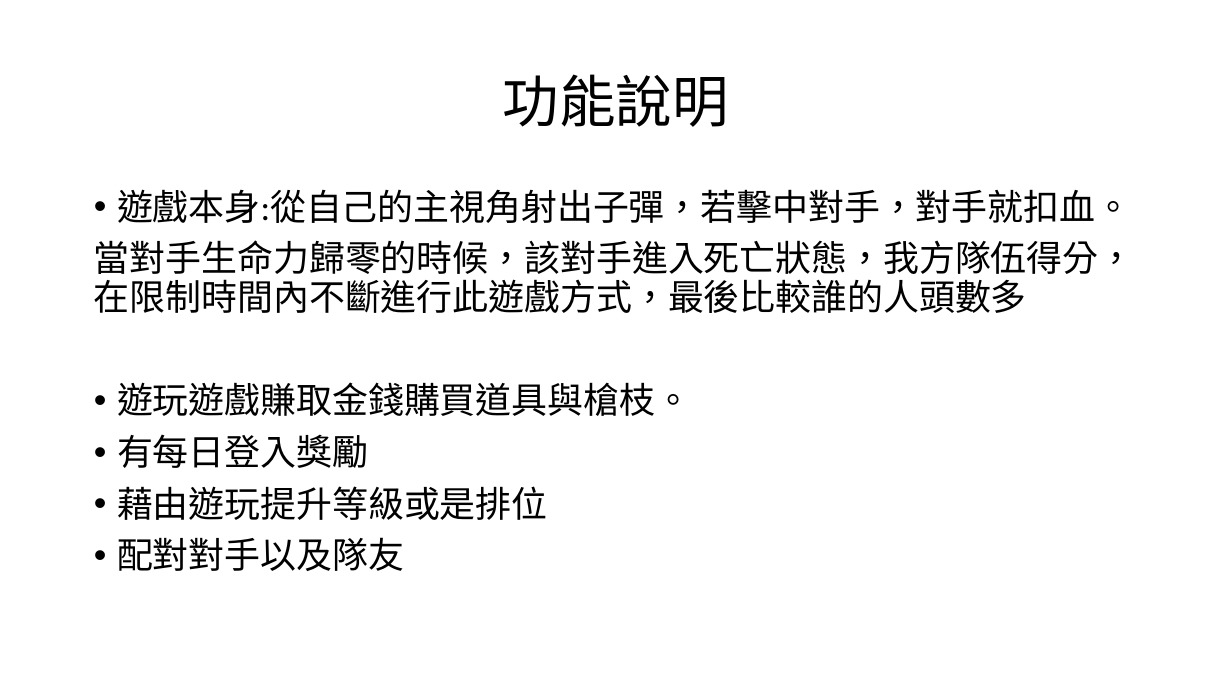
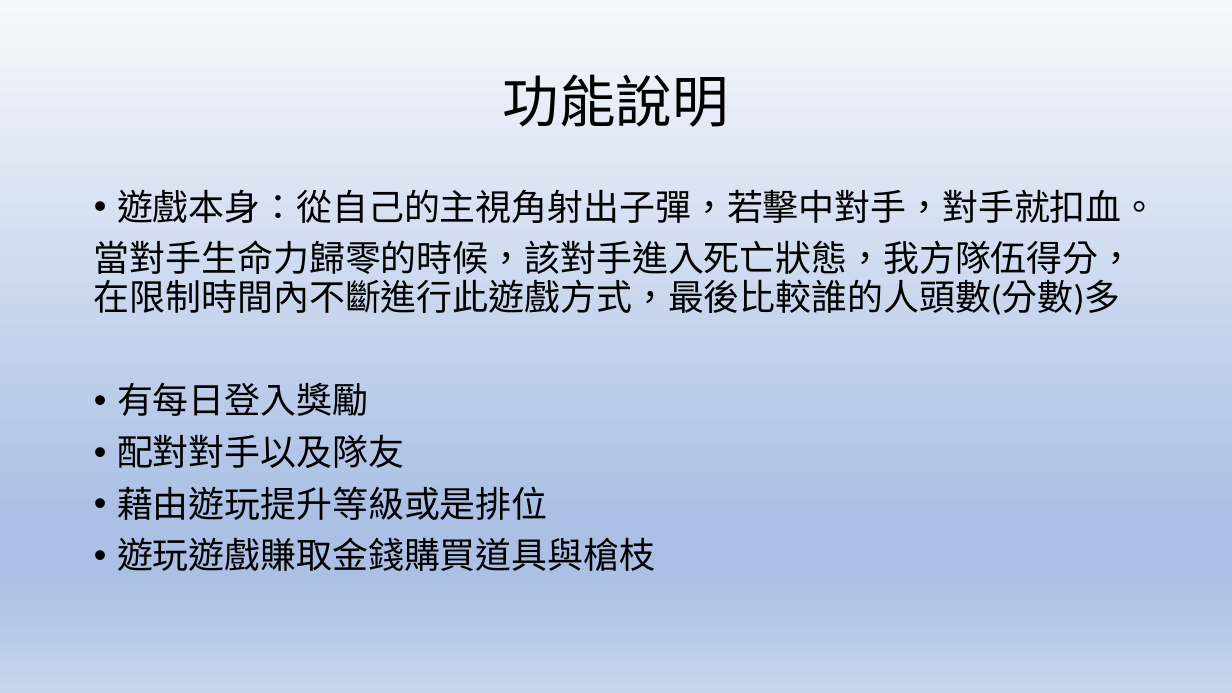
Before and after one commit to kewen0604/107_SE_Team2, a slide deck: slide 8 of 軟體工程期末專題報告.pptx. Drawn at 1232x693 pixels with LibreOffice and Linux fonts; fonts in the diff are those of the drawing. Boxes give left, top, right and bottom in pixels: in the first picture for what was removed or moved away, otherwise in the second. Text is boxed around its words. In the diff, an @@ line names an element or a change of style, - is before the commit and + after.

```diff
--- a/軟體工程期末專題報告.pptx
+++ b/軟體工程期末專題報告.pptx
@@ background #FFFFFF to gradient #F6F8FC to #ABC0E4 to #C7D5ED @@
@@ text at (94,189,1158,315): text changed @@
-• 遊戲本身:從自己的主視角射出子彈，若擊中對手，對手就扣血。
-當對手生命力歸零的時候，該對手進入死亡狀態，我方隊伍得分，在限制時間內不斷進行此遊戲方式，最後比較誰的人頭數多
-• 遊玩遊戲賺取金錢購買道具與槍枝。
+• 遊戲本身：從自己的主視角射出子彈，若擊中對手，對手就扣血。
+當對手生命力歸零的時候，該對手進入死亡狀態，我方隊伍得分，在限制時間內不斷進行此遊戲方式，最後比較誰的人頭數(分數)多
@@ text at (117,434,404,468): paragraph added @@
+• 配對對手以及隊友
@@ text at (117,537,655,571): text changed @@
-• 配對對手以及隊友
+• 遊玩遊戲賺取金錢購買道具與槍枝
```
Also in this commit, not shown: 16 other slides changed.
